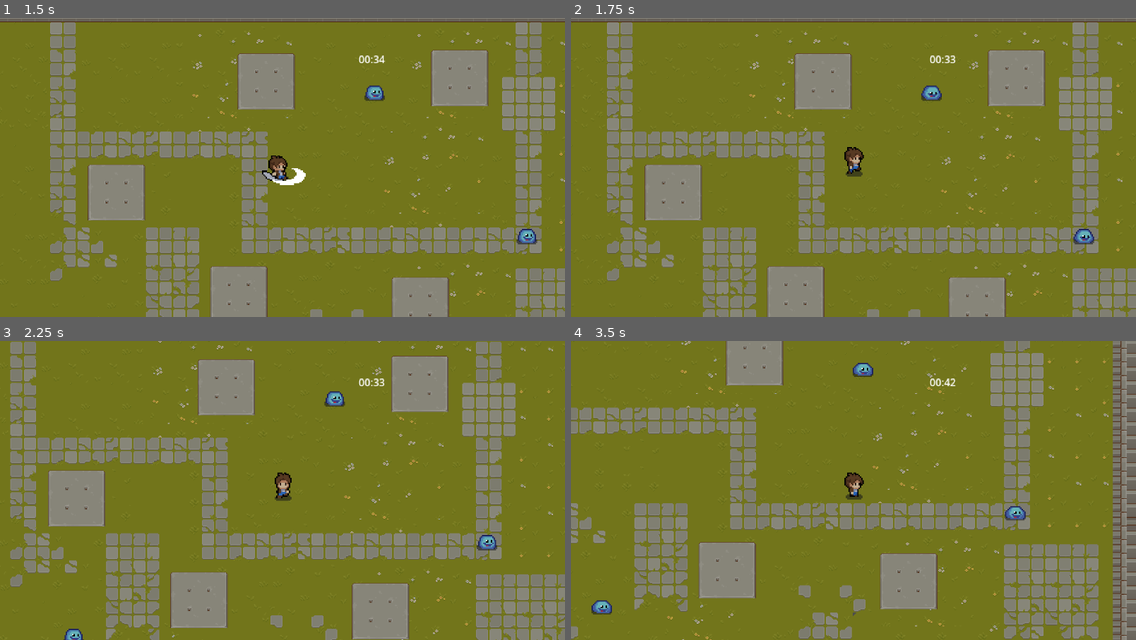
Above: before the commit, frames 1-4 (two rows, left to right).
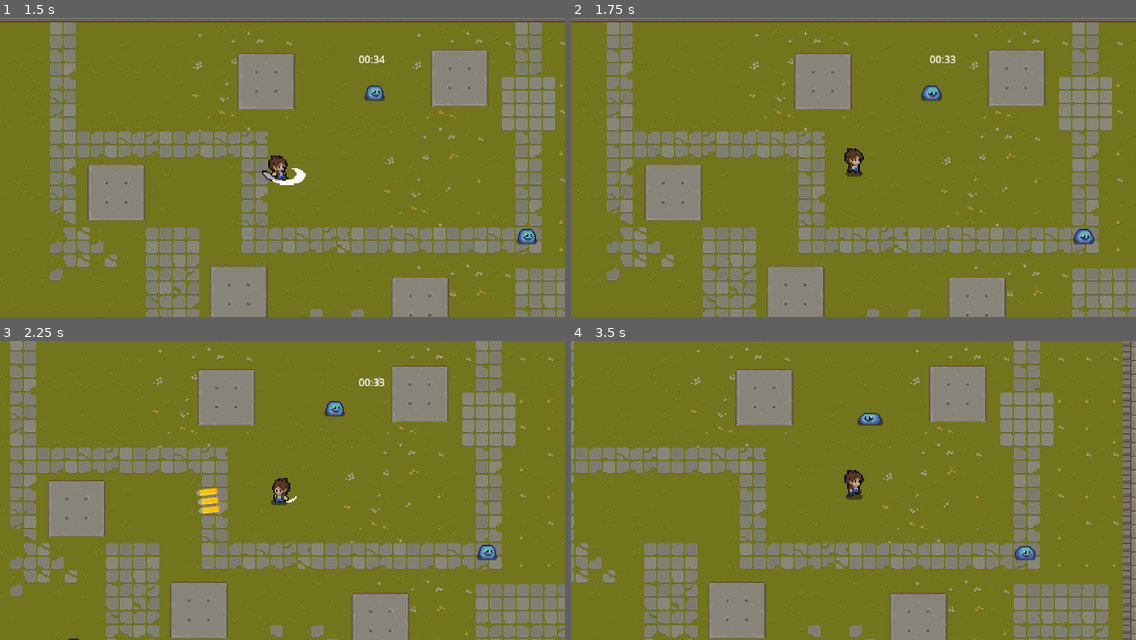
Above: after the commit, the same moments.

Repository: imlana21/stormy_project-1
Game: Godot game, scene res://scene/menu/main.tscn
Same seed, same stepped clock (60 frames per second), same inputs: the game is played once before the commit and once after it.
Inputs (mouse positions are in pixels of both pictures, inside the frame that each line leads up to):
- Up to frame 1 (1.5 s): click "Start" at 0.5 s; move the mouse to (406, 152) at 1.27 s; hold D (right) from 1.28 s (still down); click (406, 152) at 1.35 s
- Up to frame 2 (1.75 s): keep holding D (right); right-click (977, 152) at 1.55 s
- Up to frame 3 (2.25 s): move the mouse to (169, 505) at 2.02 s; release D (right) at 2.03 s; hold S (down) from 2.03 s (still down); right-click (169, 505) at 2.1 s
- Up to frame 4 (3.5 s): click (740, 505) at 2.3 s; move the mouse to (910, 424) at 2.77 s; release S (down) at 2.78 s; hold D (right) from 2.78 s (still down); click (910, 424) at 2.85 s; right-click (910, 424) at 3.05 s

Frame 1 is identical in both runs. In frame 2, 0.1% of the frame differs, in the area x 48-52%, y 43-53%; in frame 3, 18%; in frame 4, 37%, in the area x 0-100%, y 0-100%.

Commit message:
Add Shotguns

Diff:
--- a/project.godot
+++ b/project.godot
@@ -52,6 +52,11 @@
 "events": [Object(InputEventMouseButton,"resource_local_to_scene":false,"resource_name":"","device":-1,"window_id":0,"a …(253 unchanged characters)…
 ]
 }
+attack2={
+"deadzone": 0.5,
+"events": [Object(InputEventMouseButton,"resource_local_to_scene":false,"resource_name":"","device":-1,"window_id":0,"alt_pressed":false,"shift_pressed":false,"ctrl_pressed":false,"meta_pressed":false,"button_mask":0,"position":Vector2(0, 0),"global_position":Vector2(0, 0),"factor":1.0,"button_index":2,"canceled":false,"pressed":false,"double_click":false,"script":null)
+]
+}
 pause={
 "deadzone": 0.5,
 "events": [Object(InputEventKey,"resource_local_to_scene":false,"resource_name":"","device":-1,"window_id":0,"alt_press …(182 unchanged characters)…
--- a/scene/player/bullet/bullet.gd
+++ b/scene/player/bullet/bullet.gd
@@ -1,4 +1,7 @@
 extends RigidBody2D
+
+func _process(delta):
+	$".".gravity_scale = 0
 
 func _on_body_entered(body):
 	if body.is_in_group("wall") or body.is_in_group("enemy"):
--- a/scene/player/bullet/bullet.tscn
+++ b/scene/player/bullet/bullet.tscn
@@ -1,7 +1,7 @@
 [gd_scene load_steps=4 format=3 uid="uid://btrhaif0twfnw"]
 
 [ext_resource type="Script" path="res://scene/player/bullet/bullet.gd" id="1_7x44q"]
-[ext_resource type="Texture2D" uid="uid://cismgx7216wak" path="res://scene/assets/bullets.png" id="1_bgdth"]
+[ext_resource type="Texture2D" uid="uid://cismgx7216wak" path="res://assets/bullets.png" id="1_bgdth"]
 
 [sub_resource type="CapsuleShape2D" id="CapsuleShape2D_bsf24"]
 radius = 4.99999
--- a/scene/player/player.gd
+++ b/scene/player/player.gd
@@ -1,24 +1,28 @@
 extends CharacterBody2D
 
 @export var CHAR_SPEED = 100
-@export var BULLET_SPEED = 1000
+@export var BULLET_SPEED = 500
+@export var SHOTGUN_SPEED = 1000
 @export var FIRE_RATE = 0.2
 
 var bullet = preload("res://scene/player/bullet/bullet.tscn")
 var is_freeze = false
 var is_attacking = false
+@onready var area_bullet = [$AreaBullet, $AreaBullet2, $AreaBullet3]
 
 func _process(delta):
-	$AreaBullet.look_at(get_global_mouse_position())
+	print(get_global_mouse_position())
+	for i in area_bullet:
+		i.look_at(get_global_mouse_position())
 
 func _physics_process(delta):
-	if is_freeze == false:
-		if is_attacking == false:
-			character_velocity()
-			idle_animation()
-			attack_animation()
+	if !is_freeze:
+		if !is_attacking:
+			walk()
+			fire()
 
-func character_velocity():
+# Character Walk
+func walk():
 	var direction = Vector2()
 	if Input.is_action_pressed("up"):
 		direction += Vector2(0, -1)
@@ -30,31 +34,27 @@
 		direction += Vector2(1, 0)
 	set_velocity(direction * CHAR_SPEED)
 	move_and_slide()
+	walk_animation()
 
-func attack_animation():
+# Character Attack
+func fire():
+	# Call bullet and run animation
+	if Input.is_action_just_pressed("attack") or Input.is_action_just_pressed("attack2"):
+		attack_animation()
+		is_attacking = true
+
 	if Input.is_action_just_pressed("attack"):
-		if(mouse_position() > -135 and mouse_position() < -45):
-			$Sprite.play("attack_up")
-		elif(mouse_position() > -45 and mouse_position() < 45):
-			$Sprite.play("attack_right")
-		elif(mouse_position() > 45 and mouse_position() < 135):
-			$Sprite.play("attack_down")
-		elif(mouse_position() < -135 or mouse_position() > 135):
-			$Sprite.play("attack_left")
-		spawn_bullet()
+		spawn_bullet($AreaBullet, bullet, $AreaBullet/BulletPosition)
+		await get_tree().create_timer(FIRE_RATE).timeout
+		is_attacking = false
+	elif Input.is_action_just_pressed("attack2"):
+		spawn_bullet($AreaBullet, bullet, $AreaBullet/BulletPosition)
+		spawn_bullet($AreaBullet2, bullet, $AreaBullet2/BulletPosition)
+		spawn_bullet($AreaBullet3, bullet, $AreaBullet3/BulletPosition)
+		await get_tree().create_timer(FIRE_RATE * 5).timeout
+		is_attacking = false
 
-func spawn_bullet():
-	# Call the bullet
-	var bullet_instance = bullet.instantiate()
-	bullet_instance.position = $AreaBullet/BulletPosition.get_global_position()
-	bullet_instance.rotation_degrees = $AreaBullet.rotation_degrees
-	bullet_instance.apply_impulse(Vector2(BULLET_SPEED, 0).rotated($AreaBullet.rotation), Vector2())
-	is_attacking = true
-	get_tree().get_root().add_child(bullet_instance)
-	await get_tree().create_timer(FIRE_RATE).timeout
-	is_attacking = false
-
-func idle_animation():
+func walk_animation():
 	if Input.is_action_pressed("up"):
 		$Sprite.play("walk_up")
 	elif Input.is_action_pressed("down"):
@@ -66,7 +66,25 @@
 	else:
 		$Sprite.play("idle_down")
 
-func mouse_position():
+func attack_animation():
+	if(deg_mouse_position() > -135 and deg_mouse_position() < -45):
+		$Sprite.play("attack_up")
+	elif(deg_mouse_position() > -45 and deg_mouse_position() < 45):
+		$Sprite.play("attack_right")
+	elif(deg_mouse_position() > 45 and deg_mouse_position() < 135):
+		$Sprite.play("attack_down")
+	elif(deg_mouse_position() < -135 or deg_mouse_position() > 135):
+		$Sprite.play("attack_left")
+
+func deg_mouse_position():
 	var mouse_position = get_global_mouse_position()
 	var angle_to_mouse = atan2(mouse_position.y - global_position.y, mouse_position.x - global_position.x)
 	return rad_to_deg(angle_to_mouse)
+
+func spawn_bullet(area, bullet, bullet_position):
+	# Call the object
+	var bullet_instance = bullet.instantiate()
+	bullet_instance.position = bullet_position.get_global_position()
+	bullet_instance.rotation_degrees = area.rotation_degrees
+	bullet_instance.apply_impulse(Vector2(BULLET_SPEED, 0).rotated(area.rotation), Vector2())
+	get_tree().get_root().add_child(bullet_instance)
--- a/scene/player/player.tscn
+++ b/scene/player/player.tscn
@@ -477,9 +477,9 @@
 "duration": 1.0,
 "texture": SubResource("AtlasTexture_1qhyn")
 }],
-"loop": false,
+"loop": true,
 "name": &"walk_down",
-"speed": 20.0
+"speed": 10.0
 }, {
 "frames": [{
 "duration": 1.0,
@@ -500,9 +500,9 @@
 "duration": 1.0,
 "texture": SubResource("AtlasTexture_3wwaw")
 }],
-"loop": false,
+"loop": true,
 "name": &"walk_left",
-"speed": 20.0
+"speed": 10.0
 }, {
 "frames": [{
 "duration": 1.0,
@@ -523,9 +523,9 @@
 "duration": 1.0,
 "texture": SubResource("AtlasTexture_kegea")
 }],
-"loop": false,
+"loop": true,
 "name": &"walk_right",
-"speed": 20.0
+"speed": 10.0
 }, {
 "frames": [{
 "duration": 1.0,
@@ -546,9 +546,9 @@
 "duration": 1.0,
 "texture": SubResource("AtlasTexture_b52jv")
 }],
-"loop": false,
+"loop": true,
 "name": &"walk_up",
-"speed": 20.0
+"speed": 10.0
 }]
 
 [sub_resource type="CircleShape2D" id="CircleShape2D_qd6lj"]
@@ -565,12 +565,10 @@
 
 [node name="Sprite" type="AnimatedSprite2D" parent="."]
 sprite_frames = SubResource("SpriteFrames_nq0xb")
-animation = &"attack_up"
-frame = 3
-frame_progress = 1.0
+animation = &"walk_up"
+frame_progress = 0.623075
 
 [node name="AreaBullet" type="Area2D" parent="."]
-visible = false
 
 [node name="BulletPosition" type="Marker2D" parent="AreaBullet"]
 position = Vector2(19, 0)
@@ -578,3 +576,23 @@
 [node name="CollisionShape2D" type="CollisionShape2D" parent="AreaBullet"]
 visible = false
 shape = SubResource("CircleShape2D_qd6lj")
+
+[node name="AreaBullet2" type="Area2D" parent="."]
+visible = false
+
+[node name="BulletPosition" type="Marker2D" parent="AreaBullet2"]
+position = Vector2(19, 7)
+
+[node name="CollisionShape2D" type="CollisionShape2D" parent="AreaBullet2"]
+visible = false
+shape = SubResource("CircleShape2D_qd6lj")
+
+[node name="AreaBullet3" type="Area2D" parent="."]
+visible = false
+
+[node name="BulletPosition" type="Marker2D" parent="AreaBullet3"]
+position = Vector2(19, -7)
+
+[node name="CollisionShape2D" type="CollisionShape2D" parent="AreaBullet3"]
+visible = false
+shape = SubResource("CircleShape2D_qd6lj")
--- a/scene/world.gd
+++ b/scene/world.gd
@@ -10,6 +10,7 @@
 	$Pause.hide()
 
 func _process(delta):
+	#Make Pause follow Character Position
 	$Pause.position = $Screen/Player.position
 	pause_game()
 
